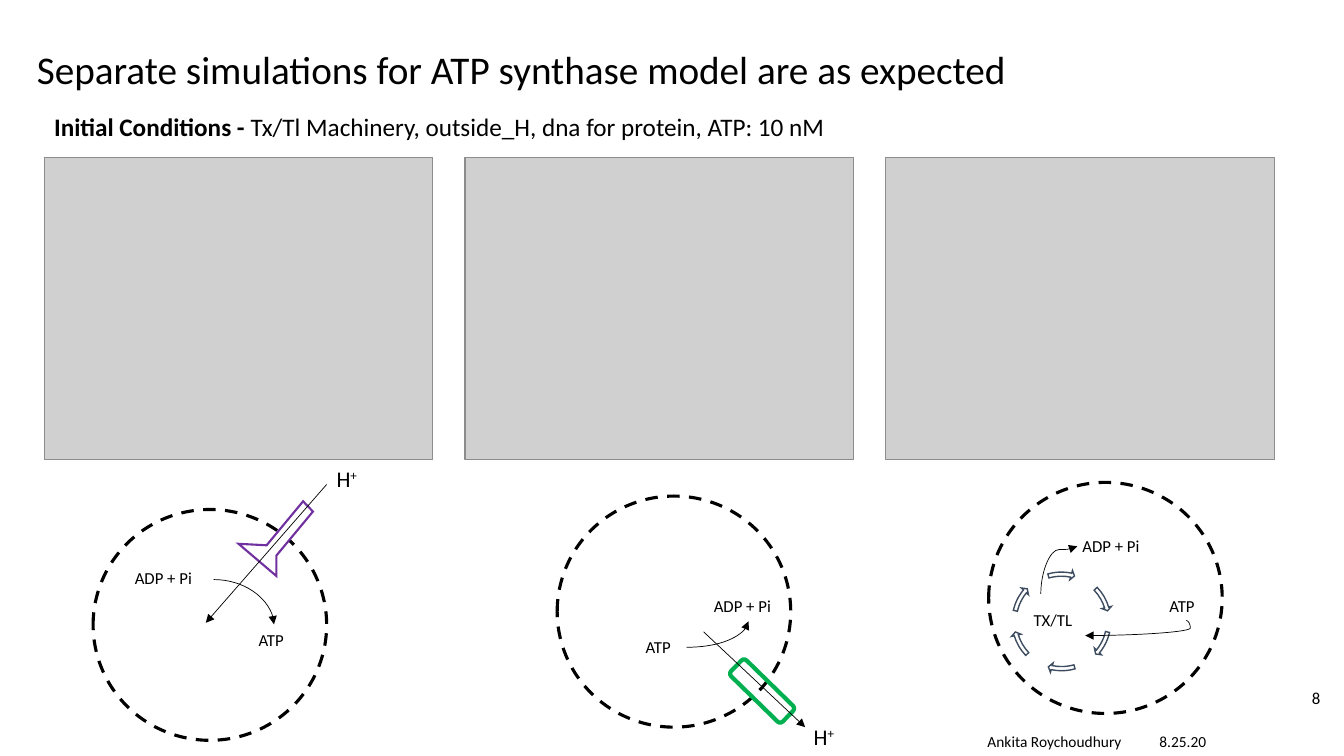
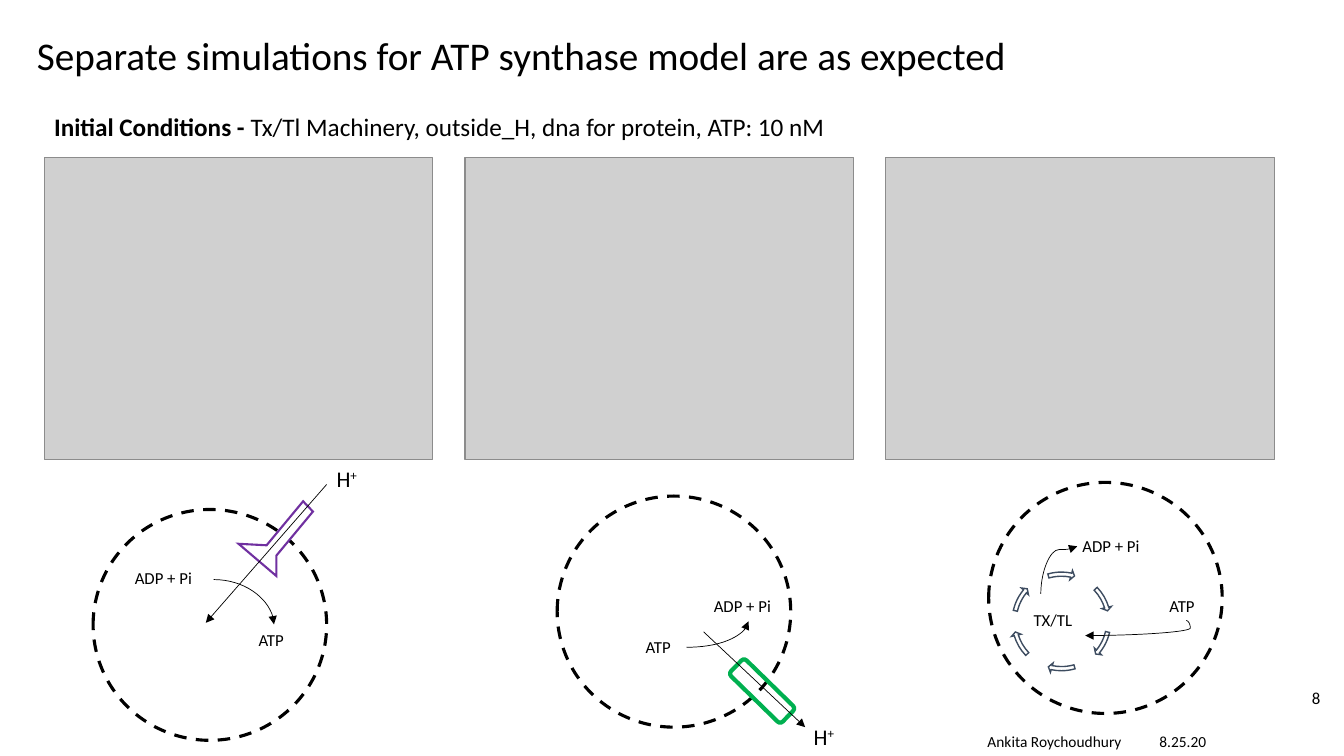
Before and after one commit to AnkitaRoychoudhury/ug_murray, a slide deck: slide 8 of miscellaneous/presentations/20200825_labmtg.pptx. Drawn at 1344x756 pixels with LibreOffice and Linux fonts; fonts in the diff are those of the drawing; grey boxes stand for pictures; background and template pictures are left out. Boxes give left, top, right and bottom in pixels: in the first picture for what was removed or moved away, otherwise in the second. Text is boxed around its words. In the diff, an @@ line names an element or a change of style, - is before the commit and + after.

```diff
--- a/miscellaneous/presentations/20200825_labmtg.pptx
+++ b/miscellaneous/presentations/20200825_labmtg.pptx
@@ text "Separate simulations for ATP synthase ...": place and size @@
-text "Separate simulations for ATP synthase ..." at [37,56,1005,91]
+text "Separate simulations for ATP synthase ..." at [37,42,1005,77]
```
Also in this commit, not shown: 7 other slides changed, 11 other files.
